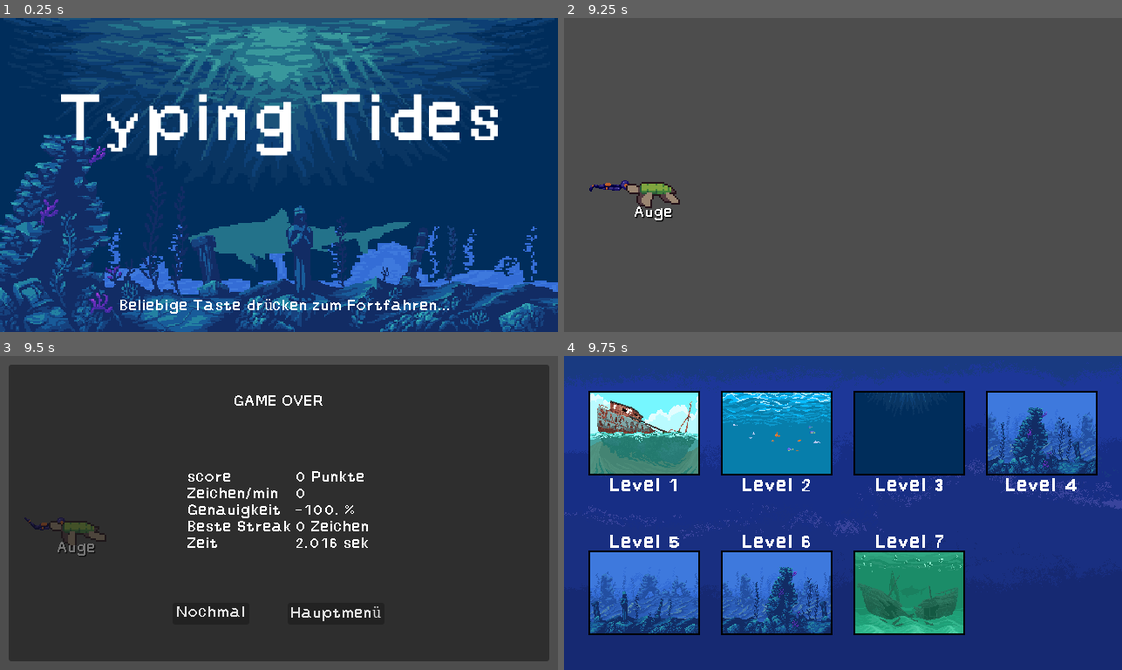
Above: before the commit, frames 1-4 (two rows, left to right).
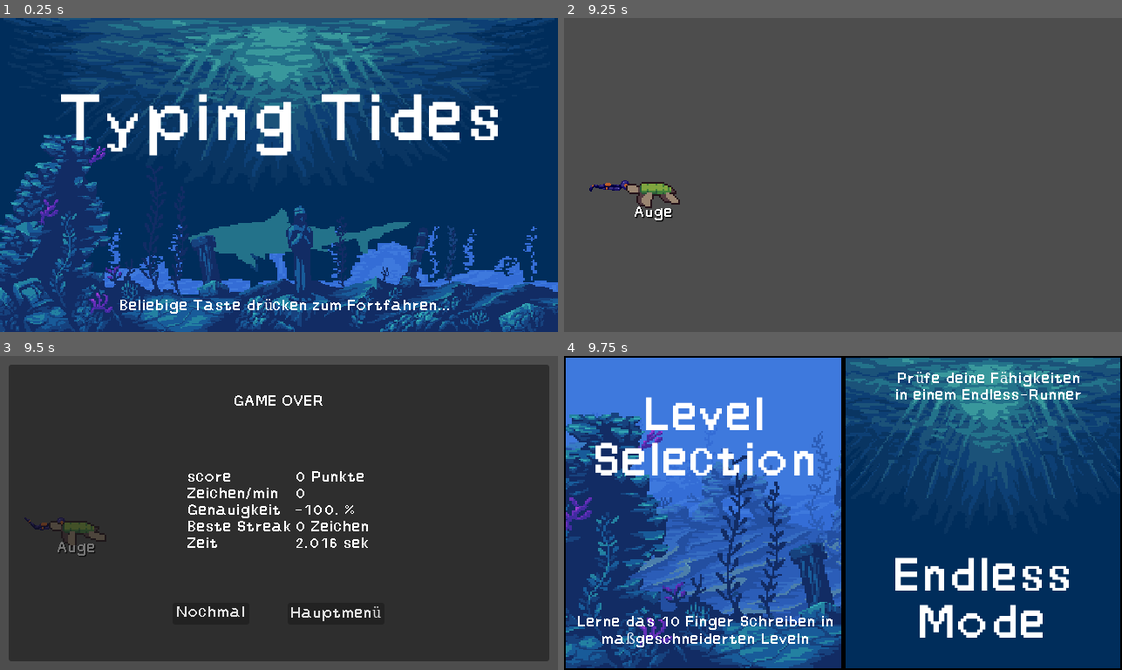
Above: after the commit, the same moments.

Repository: lehmius/typing-tides
Game: Godot game, scene res://scenes/game.tscn
Same seed, same stepped clock (60 frames per second), same inputs: the game is played once before the commit and once after it. The engine's default icon, where the game draws it, is replaced by a stand-in: a white triangle on a blue panel in a dark square.
Inputs (mouse positions are in pixels of both pictures, inside the frame that each line leads up to):
- Up to frame 1 (0.25 s): no input
- Up to frame 2 (9.25 s): tap Enter at 0.5 s; move the mouse to (965, 159) at 0.52 s; click (965, 159) at 0.67 s; move the mouse to (731, 190) at 1.27 s; click (731, 190) at 1.42 s; move the mouse to (898, 105) at 2.02 s; click (898, 105) at 2.17 s; click "Nochmal" at 2.75 s; move the mouse to (815, 237) at 3.52 s; click (815, 237) at 3.67 s; move the mouse to (1010, 222) at 4.27 s; click (1010, 222) at 4.42 s; click "Nochmal" at 5 s; move the mouse to (675, 127) at 5.77 s; click (675, 127) at 5.92 s; move the mouse to (870, 175) at 6.52 s; click (870, 175) at 6.67 s; click "Nochmal" at 7.25 s; move the mouse to (759, 96) at 8.02 s; click (759, 96) at 8.17 s; move the mouse to (965, 159) at 8.77 s; click (965, 159) at 8.92 s
- Up to frame 3 (9.5 s): no input
- Up to frame 4 (9.75 s): click "Hauptmenü" at 9.5 s

Frames 1-3 are identical in both runs. In frame 4, 81% of the frame differs, in the area x 0-100%, y 0-100%.
Error in both runs: Out of bounds get index '-1' (on base: 'Array[String]') (res://scripts/game_state_handler.gd:112)

Commit message:
Fixed main menu button transitioning to wrong menu

Diff:
--- a/scripts/gameover_popup.gd
+++ b/scripts/gameover_popup.gd
@@ -5,7 +5,7 @@
 
 func _ready() -> void:
 	restart_button.set_levelID_to_current()
-	menu_button.set_scene_to_be_loaded(-2)
+	menu_button.set_scene_to_be_loaded(-3)
 	SignalBus.deleteMenus.connect(deleteSelf)
 
 ## Deletes popup
--- a/scripts/levelover_popup.gd
+++ b/scripts/levelover_popup.gd
@@ -6,5 +6,5 @@
 
 func _ready() -> void:
 	restart_button.set_levelID_to_current()
-	menu_button.set_scene_to_be_loaded(-2)
+	menu_button.set_scene_to_be_loaded(-3)
 	next_level_button.set_scene_to_be_loaded(int(GameStateHandler.getCurrentLevel()+1))
